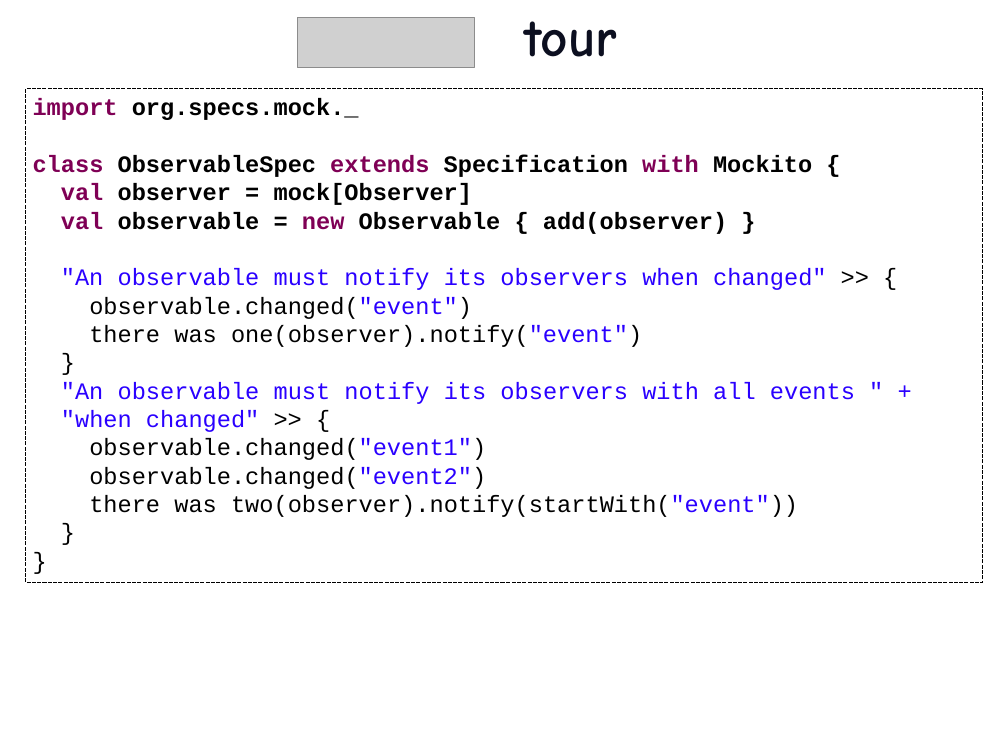
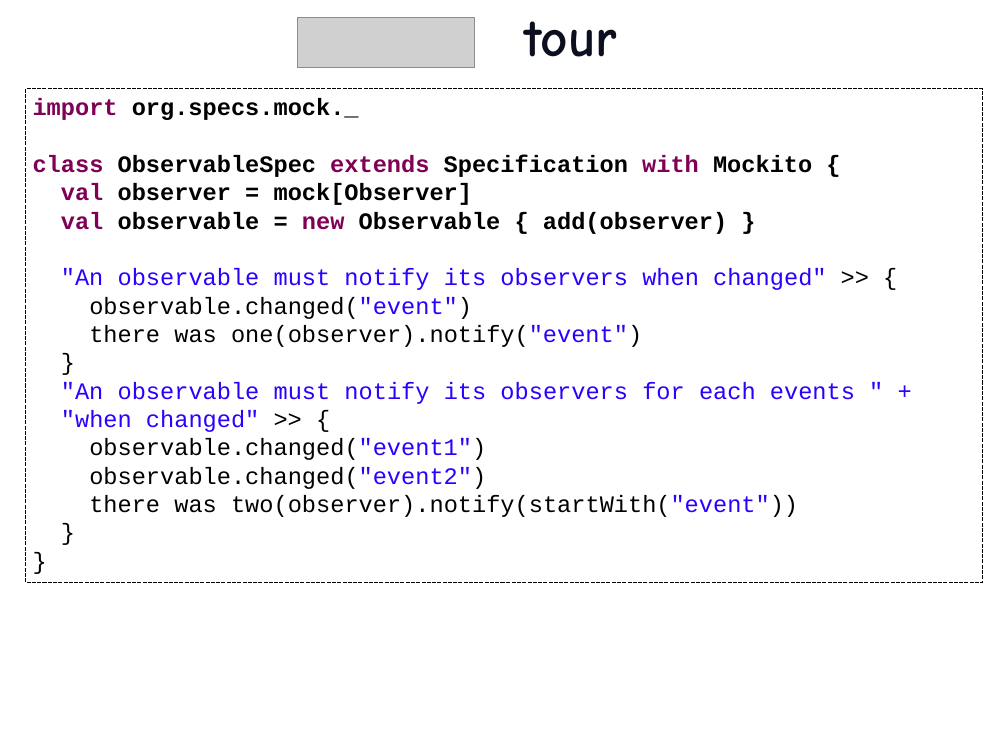
Before and after one commit to etorreborre/oscon-2010, a slide deck: slide 20 of src/main/resources/oscon_2010_specs.pptx. Drawn at 1008x756 pixels with LibreOffice and Linux fonts; fonts in the diff are those of the drawing; grey boxes stand for pictures; background and template pictures are left out. Boxes give left, top, right and bottom in pixels: in the first picture for what was removed or moved away, otherwise in the second. Text is boxed around its words. In the diff, an @@ line names an element or a change of style, - is before the commit and + after.

```diff
--- a/src/main/resources/oscon_2010_specs.pptx
+++ b/src/main/resources/oscon_2010_specs.pptx
@@ text in rectangle at (x1=61, y1=382, x2=855, y2=404): text changed @@
-"An observable must notify its observers with all events " +
+"An observable must notify its observers for each events " +
```
Also in this commit, not shown: 9 slides added, 4 other files.
